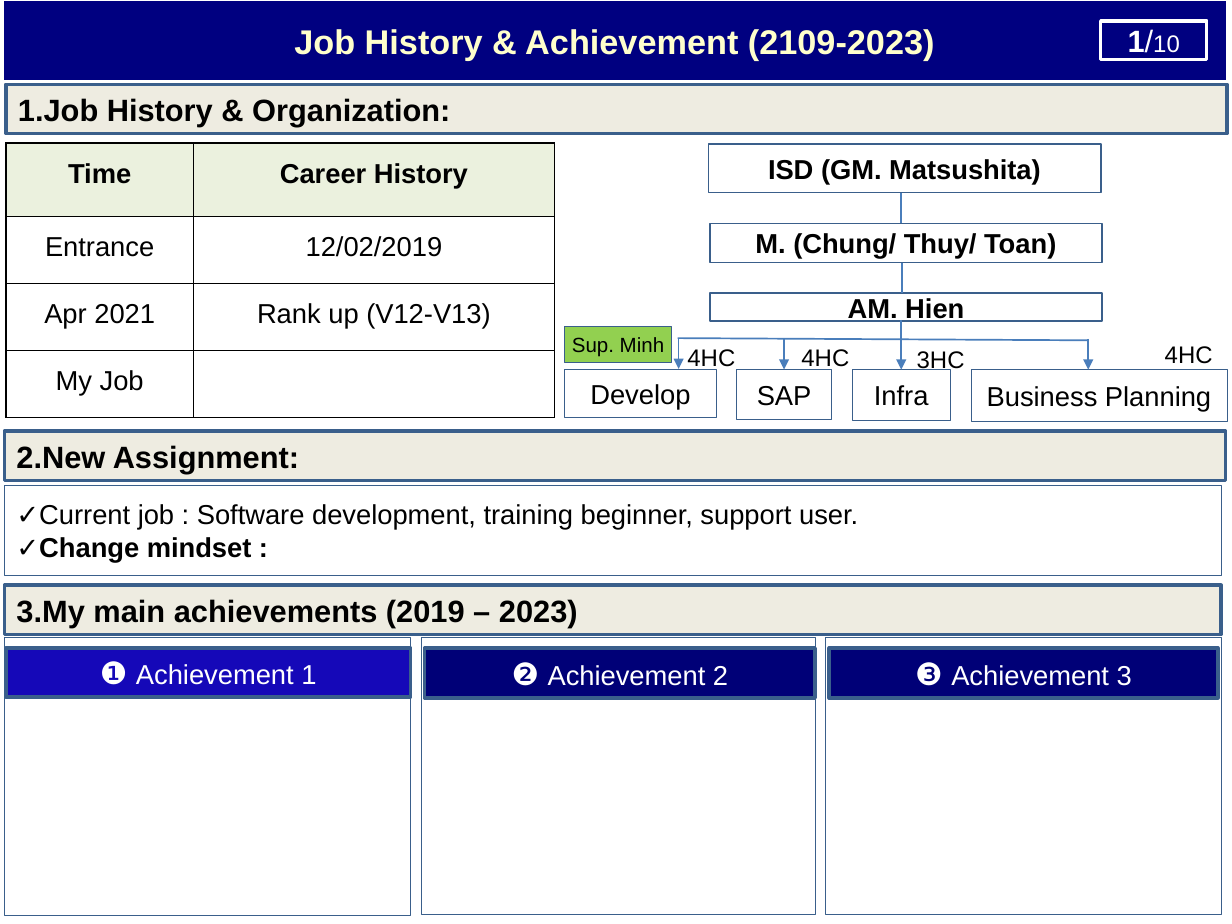
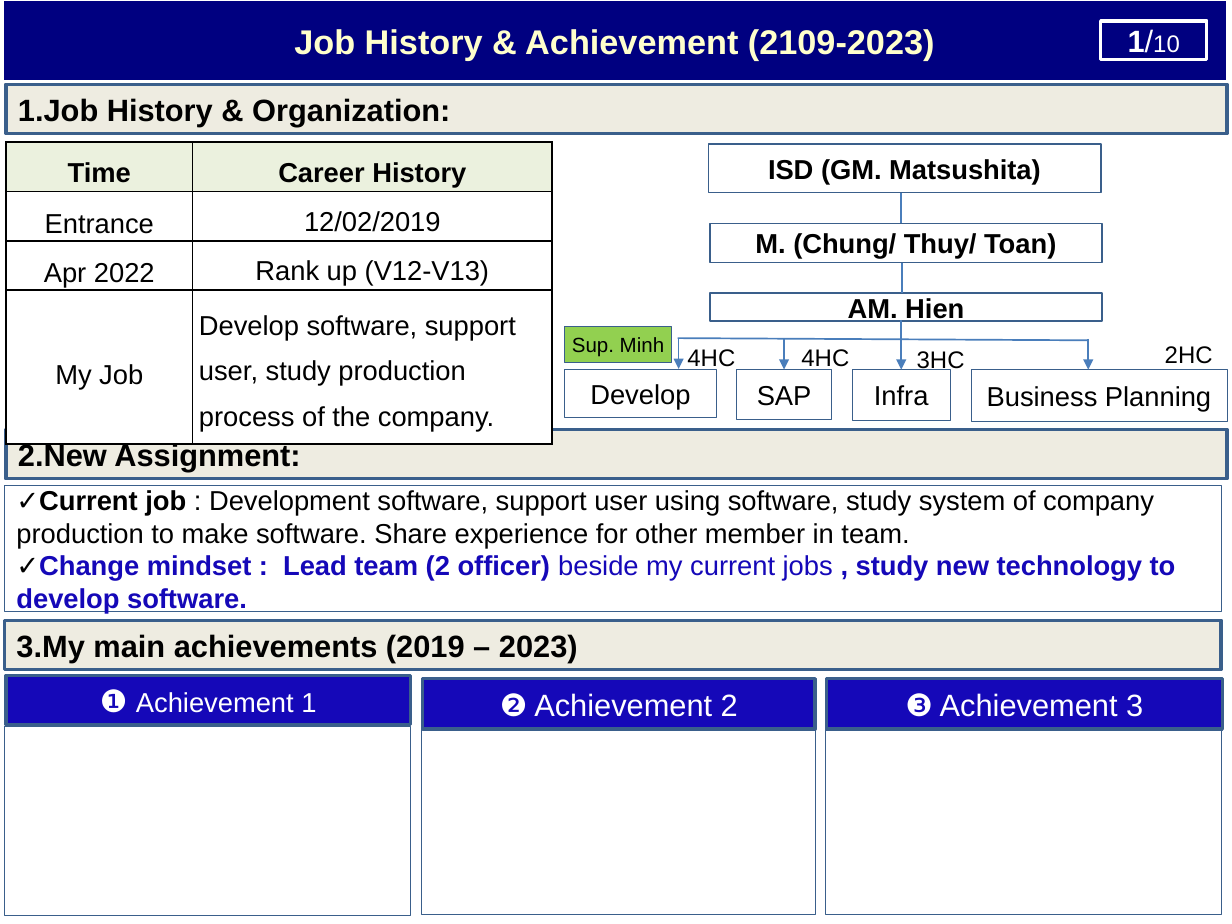
Before and after one commit to thietbicongnghevietnam/ReportPSNV, a slide deck: slide 2 of Report_test.pptx. Drawn at 1232x924 pixels with LibreOffice and Linux fonts; fonts in the diff are those of the drawing. Boxes give left, top, right and bottom in pixels: in the first picture for what was removed or moved away, otherwise in the second. Text is boxed around its words. In the diff, an @@ line names an element or a change of style, - is before the commit and + after.

```diff
--- a/Report_test.pptx
+++ b/Report_test.pptx
@@ table at (6,142,553,436) @@
-row 3, column 1: Apr 2021
+row 3, column 1: Apr 2022
-row 4, column 2: 
+row 4, column 2: Develop software, support user, study production process of the company.
@@ text at (1165,346,1213,364): text changed @@
-4HC
+2HC
@@ rectangle "✓Current job : Development software, ...": place and size @@
-rectangle "✓Current job : Development software, ..." at (5,485,1222,574)
+rectangle "✓Current job : Development software, ..." at (5,485,1222,611)
@@ text in rectangle at (16,490,1176,614): text changed @@
-✓Current job : Software development, training beginner, support user.
-✓Change mindset :
+✓Current job : Development software, support user using software, study system of company production to make software. Share experience for other member in team.
+✓Change mindset : Lead team (2 officer) beside my current jobs , study new technology to develop software.
@@ rectangle "3.My main achievements (2019 – ...": place and size @@
-rectangle "3.My main achievements (2019 – ..." at (5,585,1222,634)
+rectangle "3.My main achievements (2019 – ..." at (5,621,1222,670)
@@ rectangle "❶ Achievement 1": place and size @@
-rectangle "❶ Achievement 1" at (6,648,411,697)
+rectangle "❶ Achievement 1" at (6,675,411,724)
@@ rectangle "❷ Achievement 2": place and size @@
-rectangle "❷ Achievement 2" at (425,648,816,699)
+rectangle "❷ Achievement 2" at (423,679,816,729)
@@ rectangle "❷ Achievement 2" at (423,679,816,729): size 16 to 18 pt; fill #000077 to #1508B8 @@
@@ rectangle "❸ Achievement 3" at (827,679,1222,729): size 16 to 18 pt; fill #000077 to #1508B8 @@
@@ rectangle "❸ Achievement 3": place and size @@
-rectangle "❸ Achievement 3" at (829,648,1217,699)
+rectangle "❸ Achievement 3" at (827,679,1222,729)
@@ rectangle: place and size @@
-rectangle at (5,637,411,914)
+rectangle at (5,727,411,915)
@@ rectangle: place and size @@
-rectangle at (421,637,816,914)
+rectangle at (421,729,816,914)
@@ rectangle: place and size @@
-rectangle at (825,637,1222,914)
+rectangle at (825,728,1222,914)
```
Also in this commit, not shown: 2 other slides changed, 1 slide added, 2 slides removed.
